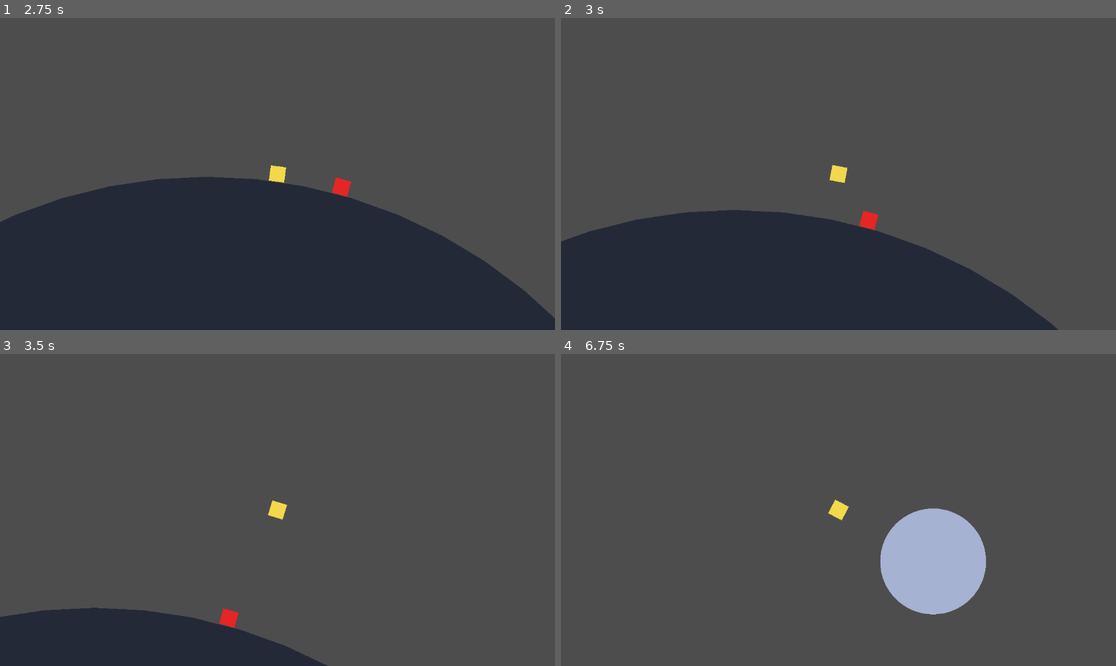
Above: before the commit, frames 1-4 (two rows, left to right).
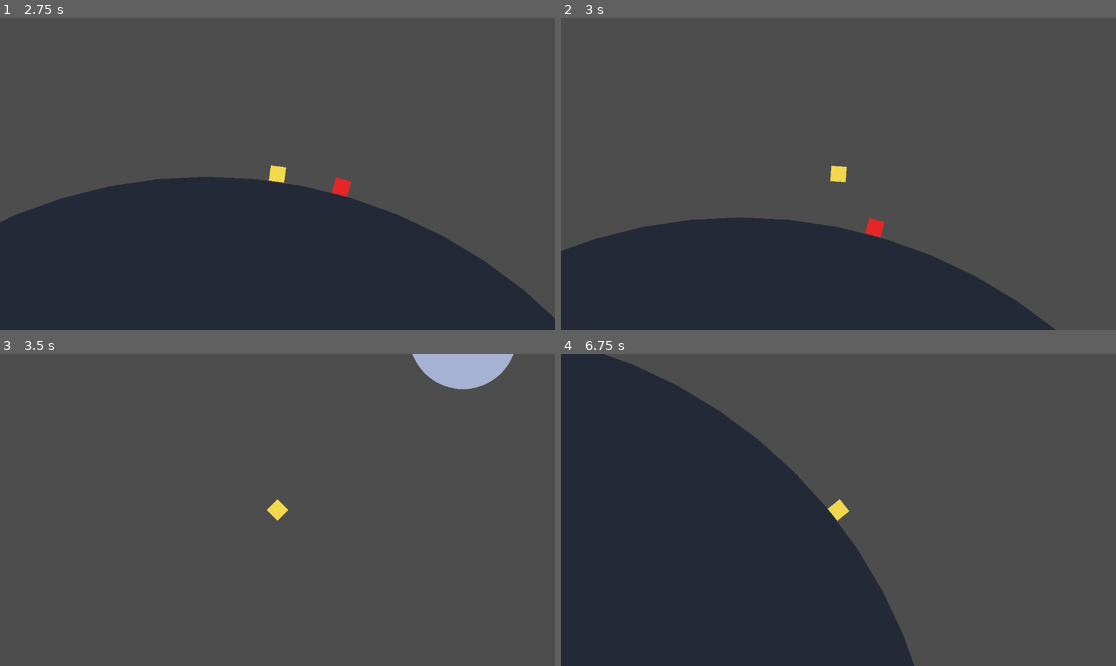
Above: after the commit, the same moments.

Repository: nikita-leonov/gravity
Game: Godot game, scene res://scenes/main.tscn
Same seed, same stepped clock (60 frames per second), same inputs: the game is played once before the commit and once after it.
Inputs:
- Up to frame 1 (2.75 s): tap Enter (ui_accept) at 0.5, 0.6, 0.77, 1.07, 1.35, 1.52, 1.82, 2.1 s; hold Right (ui_right) 0.53-1.28 s; hold Left (ui_left) 1.28-2.03 s; hold Right (ui_right) from 2.03 s (still down)
- Up to frame 2 (3 s): keep holding Right (ui_right); tap Enter (ui_accept) at 2.85 s
- Up to frame 3 (3.5 s): keep holding Right (ui_right); tap Enter (ui_accept) at 3.02, 3.32 s
- Up to frame 4 (6.75 s): release Right (ui_right) at 3.53 s; hold Left (ui_left) 3.53-5.78 s; tap Enter (ui_accept) at 3.6, 3.77, 4.07, 4.35, 4.52, 4.82, 5.1, 5.85, 6.02, 6.32, 6.6 s; hold Right (ui_right) from 5.78 s (still down)

Frame 1 is identical in both runs. In frame 2, 2.0% of the frame differs, in the area x 0-90%, y 46-100%; in frame 3, 9.9%; in frame 4, 50%, in the area x 0-77%, y 0-100%.

Commit message:
Fix satellite landing stability

Diff:
--- a/scripts/planet.gd
+++ b/scripts/planet.gd
@@ -20,6 +20,7 @@
 
 func get_body_data() -> Dictionary:
 	return {
+		"id": get_instance_id(),
 		"center": center,
 		"radius": radius
 	}
--- a/scripts/player.gd
+++ b/scripts/player.gd
@@ -18,7 +18,11 @@
 var gravity_bodies: Array = []
 var jump_assist_target: Vector2 = Vector2.ZERO
 var jump_assist_timer: float = 0.0
-var gravity_lock_target: Vector2 = Vector2.ZERO
+var gravity_lock_id: int = 0
+var current_gravity_id: int = 0
+var last_gravity_id: int = 0
+var last_gravity_center: Vector2 = Vector2.ZERO
+var last_body_velocity: Vector2 = Vector2.ZERO
 
 func _ready() -> void:
 	_set_visual_size()
@@ -36,6 +40,8 @@
 	_select_gravity_target()
 	if planet_radius <= 0.0:
 		return
+
+	_update_body_motion(delta)
 
 	var direction_to_center = (planet_center - global_position).normalized()
 	var tangent = Vector2(-direction_to_center.y, direction_to_center.x)
@@ -55,36 +61,40 @@
 		var jump_solution = _get_jump_solution(direction_to_center)
 		var jump_direction = jump_solution["direction"] as Vector2
 		var jump_multiplier = 1.0
-		gravity_lock_target = Vector2.ZERO
+		gravity_lock_id = 0
 		if jump_solution["aligned"]:
 			jump_multiplier = aligned_jump_boost
 			jump_assist_target = jump_solution["target_center"] as Vector2
 			jump_assist_timer = jump_assist_duration
-			gravity_lock_target = jump_assist_target
+			gravity_lock_id = jump_solution["target_id"] as int
 		velocity += jump_direction * jump_speed * jump_multiplier
 		grounded = false
 
 	global_position += velocity * delta
 	_apply_surface_constraints()
 	rotation = tangent.angle()
+	last_gravity_center = planet_center
+	last_gravity_id = current_gravity_id
 
 func _select_gravity_target() -> void:
-	if gravity_lock_target != Vector2.ZERO:
+	if gravity_lock_id != 0:
 		for body in gravity_bodies:
-			if not body.has("center") or not body.has("radius"):
+			if not body.has("id") or not body.has("center") or not body.has("radius"):
 				continue
-			if body["center"] == gravity_lock_target:
+			if body["id"] == gravity_lock_id:
 				planet_center = body["center"]
 				planet_radius = body["radius"]
+				current_gravity_id = body["id"]
 				return
-		gravity_lock_target = Vector2.ZERO
+		gravity_lock_id = 0
 
 	var best_center = planet_center
 	var best_radius = planet_radius
 	var best_distance = INF
+	var best_id = current_gravity_id
 
 	for body in gravity_bodies:
-		if not body.has("center") or not body.has("radius"):
+		if not body.has("id") or not body.has("center") or not body.has("radius"):
 			continue
 		var center = body["center"]
 		var body_radius = body["radius"]
@@ -98,9 +108,11 @@
 			best_distance = distance
 			best_center = center
 			best_radius = body_radius
+			best_id = body["id"]
 
 	planet_center = best_center
 	planet_radius = best_radius
+	current_gravity_id = best_id
 
 func _get_jump_solution(direction_to_center: Vector2) -> Dictionary:
 	var jump_direction = -direction_to_center
@@ -108,10 +120,11 @@
 	var best_dot = cos(max_target_angle)
 	var best_alignment = -1.0
 	var target_center = Vector2.ZERO
+	var target_id = 0
 	var has_target = false
 
 	for body in gravity_bodies:
-		if not body.has("center") or not body.has("radius"):
+		if not body.has("id") or not body.has("center") or not body.has("radius"):
 			continue
 		var center = body["center"]
 		if center == planet_center:
@@ -126,6 +139,7 @@
 			best_alignment = alignment
 			jump_direction = candidate_direction
 			target_center = center
+			target_id = body["id"]
 			has_target = true
 
 	var aligned = false
@@ -137,7 +151,8 @@
 	return {
 		"direction": jump_direction,
 		"aligned": aligned,
-		"target_center": target_center
+		"target_center": target_center,
+		"target_id": target_id
 	}
 
 func _apply_surface_constraints() -> void:
@@ -155,7 +170,22 @@
 		if radial_velocity < 0.0:
 			velocity -= normal * radial_velocity
 		grounded = true
-		gravity_lock_target = planet_center
+		gravity_lock_id = current_gravity_id
+
+func _update_body_motion(delta: float) -> void:
+	if delta <= 0.0:
+		return
+	if grounded and current_gravity_id == last_gravity_id and last_gravity_center != Vector2.ZERO:
+		var center_delta = planet_center - last_gravity_center
+		if center_delta != Vector2.ZERO:
+			var body_velocity = center_delta / delta
+			global_position += center_delta
+			velocity += body_velocity - last_body_velocity
+			last_body_velocity = body_velocity
+		else:
+			last_body_velocity = Vector2.ZERO
+	else:
+		last_body_velocity = Vector2.ZERO
 
 func _set_visual_size() -> void:
 	var polygon = $Polygon2D
--- a/scripts/satellite.gd
+++ b/scripts/satellite.gd
@@ -35,6 +35,7 @@
 
 func get_body_data() -> Dictionary:
 	return {
+		"id": get_instance_id(),
 		"center": global_position,
 		"radius": radius
 	}
